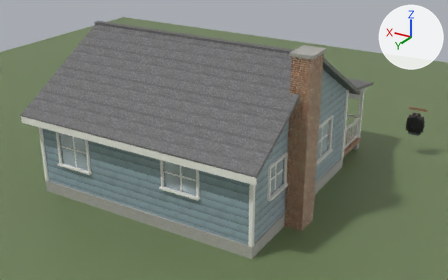
The Blender file LEAProjektKarinaLasse/Blender/MillbrookHouse.blend, before and after one commit.
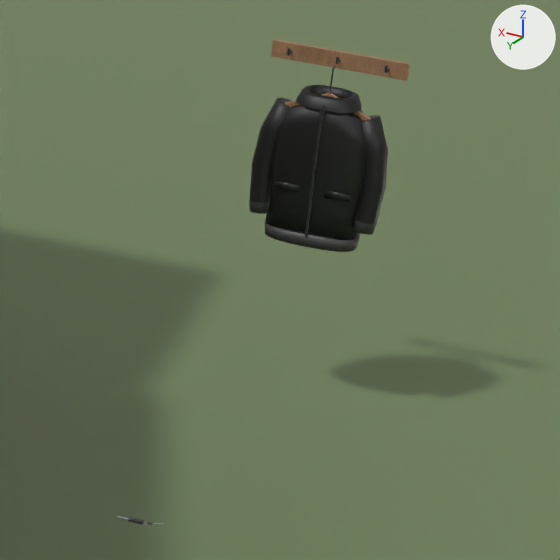
The first picture shows the older version from a 50 mm camera at (-11.09, 16.83, 10.14) aimed at (-0.74, -0.42, 1.52). The close-ups show the older and then the newer version on the part from 83% to 100% of the width and 36% to 63% of the height of that picture. Only the edits that show in the close-ups are written down. Arrows for +X, +Y and +Z are at upper right; the lights stay in place.

Before the edit, the objects in view are built like this:
```python
me_plane = bpy.data.meshes.new('Plane')
me_plane.from_pydata([(-20.0, -20.0, 0.0), (20.0, -20.0, 0.0), (-20.0, 20.0, 0.0), (20.0, 20.0, 0.0)], [], [(0, 1, 3, 2)])
me_plane.materials.append(mat_previewgrass)  # green #6f8159
me_prop_coatrack = bpy.data.meshes.new('Prop_CoatRack')
me_prop_coatrack.from_pydata(...)  # 136 vertices, 86 faces; spans x -0.35..0.35, y 0.0..0.144, z -0.03..0.145
# faces by material slot: [6, 80]
me_prop_coatrack.materials.append(mat_wood_02)  # picture img_wood_02_jpg
me_prop_coatrack.materials.append(mat_metal_04)  # picture img_metal_04_jpg
me_prop_jacket_001 = bpy.data.meshes.new('Prop_Jacket.001')
me_prop_jacket_001.from_pydata(...)  # 532 vertices, 392 faces; spans x -0.346..0.346, y 0.017..0.274, z -0.86..-0.035
# faces by material slot: [204, 12, 132, 44]
me_prop_jacket_001.materials.append(mat_leather_01)  # picture img_leather_01_jpg
me_prop_jacket_001.materials.append(mat_wood_02)  # picture img_wood_02_jpg
me_prop_jacket_001.materials.append(mat_metal_04)  # picture img_metal_04_jpg
me_prop_jacket_001.materials.append(mat_ft_radiobody)  # dark grey #3f3f3f
ob_previewground = bpy.data.objects.new('PreviewGround', me_plane)
ob_previewground.location = (0.0, 0.0, 0.0)
ob_prop_coatrack = bpy.data.objects.new('Prop_CoatRack', me_prop_coatrack)
ob_prop_coatrack.location = (-6.0, -6.0, 1.8)
ob_prop_jacket = bpy.data.objects.new('Prop_Jacket', me_prop_jacket_001)
ob_prop_jacket.location = (-6.0, -6.0, 1.8)
```
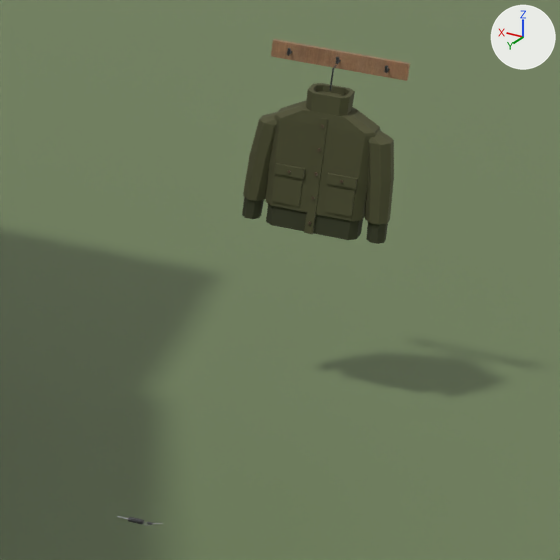
What differs and where, as boxes [x1, y1, x2, y2] in the close-ups (560 x 560 px):
'Prop_Jacket', hidden
    before: [249, 85, 388, 252]
'Prop_JacketBomber', added
    after: [242, 83, 394, 244]
    faces in mat_jacket_olivecanvas (dark yellow #525235): [243, 83, 394, 234]
    faces in mat_jacket_oliverib (dark green #3c3f29): [242, 197, 388, 244]

Edits to the bpy script that builds the scene:
```text
Add mat_jacket_button:
    mat_jacket_button = principled_material('Jacket_Button')
    mat_jacket_button.base_color = (0.1, 0.065, 0.04)  # brown #594838
    mat_jacket_button.roughness = 0.45
Add mat_jacket_olivecanvas:
    mat_jacket_olivecanvas = principled_material('Jacket_OliveCanvas')
    mat_jacket_olivecanvas.base_color = (0.085, 0.085, 0.035)  # dark yellow #525235
    mat_jacket_olivecanvas.roughness = 0.85
Add mat_jacket_oliverib:
    mat_jacket_oliverib = principled_material('Jacket_OliveRib')
    mat_jacket_oliverib.base_color = (0.045, 0.05, 0.022)  # dark green #3c3f29
    mat_jacket_oliverib.roughness = 0.95
Add me_prop_jacketbomber_001:
    me_prop_jacketbomber_001.from_pydata(...)  # 342 vertices, 511 faces; spans x -0.375..0.375, y 0.03..0.233, z -0.8..-0.035
    # faces by material slot: [352, 70, 89]
    me_prop_jacketbomber_001.materials.append(mat_jacket_olivecanvas)  # dark yellow #525235
    me_prop_jacketbomber_001.materials.append(mat_jacket_oliverib)  # dark green #3c3f29
    me_prop_jacketbomber_001.materials.append(mat_jacket_button)  # brown #594838
Change ob_prop_jacket:
    add ob_prop_jacket.hide_render = True
Add ob_prop_jacketbomber:
    ob_prop_jacketbomber = bpy.data.objects.new('Prop_JacketBomber', me_prop_jacketbomber_001)
    ob_prop_jacketbomber.location = (-6.0, -6.0, 1.8)
```
